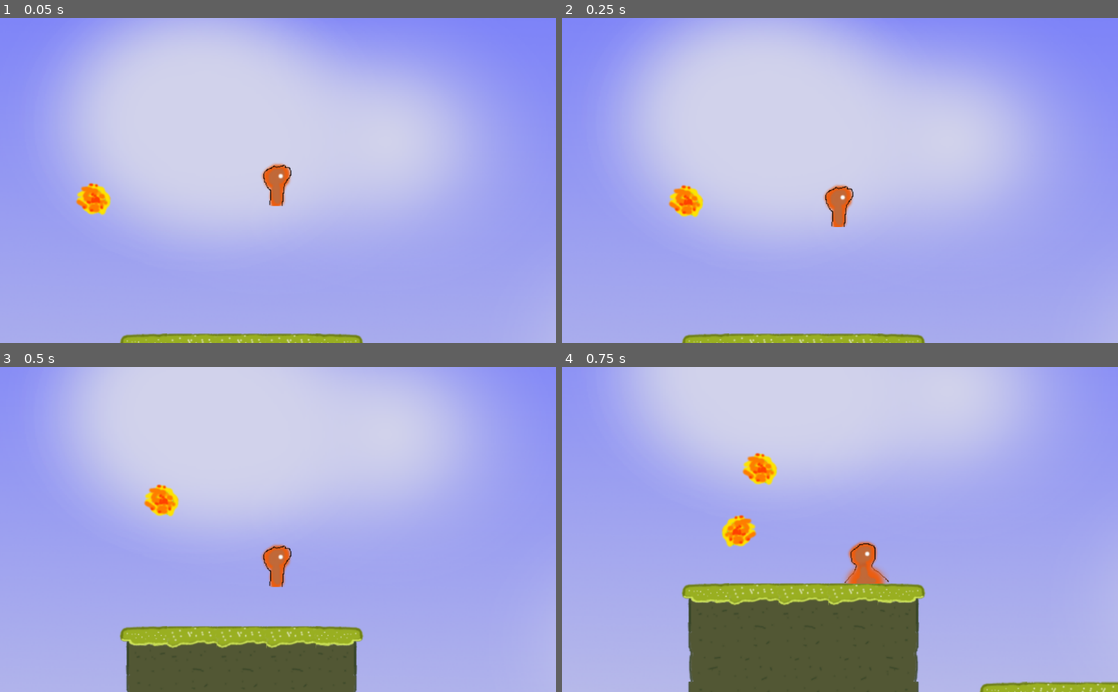
Above: before the commit, frames 1-4 (two rows, left to right).
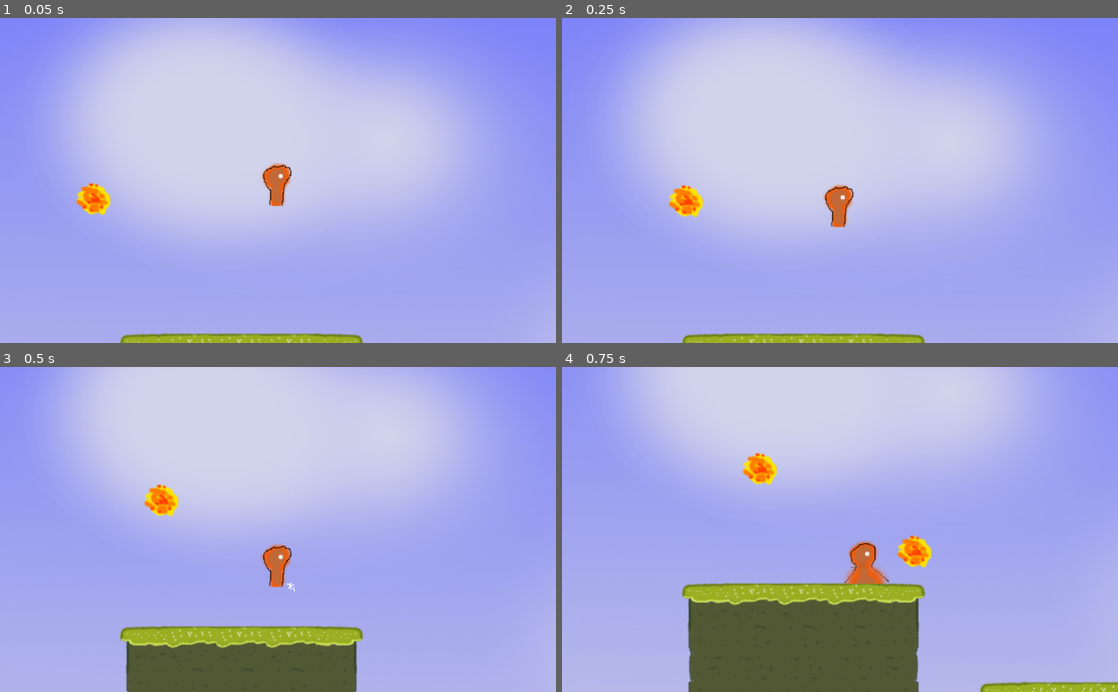
Above: after the commit, the same moments.

Repository: theatischbein/Pow
Game: Godot game, scene res://scene/Level.tscn
Two runs of this game, one before a commit and one after it. Both use one fixed random seed, a clock stepped at 60 frames per second and the inputs below. Before the commit the project starts from res://test.tscn.
Inputs:
- Up to frame 1 (0.05 s): no input
- Up to frame 2 (0.25 s): no input
- Up to frame 3 (0.5 s): no input
- Up to frame 4 (0.75 s): tap Enter (ui_accept) at 0.5 s; hold Right (ui_right) from 0.53 s (still down); hold Enter (ui_accept) from 0.53 s (still down)

Frame 1 is identical in both runs. In frame 2, less than 0.1% of the frame differs, in the area x 51-52%, y 61-64%; in frame 3, less than 0.1%; in frame 4, 0.9%, in the area x 28-67%, y 45-64%.

Commit message:
Restructure/Rename + Fireball holding, incr speed

Diff:
--- a/project.godot
+++ b/project.godot
@@ -11,7 +11,7 @@
 [application]
 
 config/name="pow"
-run/main_scene="res://test.tscn"
+run/main_scene="res://scene/Level.tscn"
 config/icon="res://icon.png"
 
 [rendering]
--- a/Fireball.tscn
+++ b/scene/Fireball.tscn
@@ -1,9 +1,10 @@
 [gd_scene load_steps=13 format=2]
 
-[ext_resource path="res://Fireball.gd" type="Script" id=1]
+[ext_resource path="res://scripts/Fireball.gd" type="Script" id=1]
 [ext_resource path="res://asset/projectiles/fireball.png" type="Texture" id=2]
 [ext_resource path="res://asset/projectiles/fireball_2.png" type="Texture" id=3]
 [ext_resource path="res://asset/projectiles/fireball_exp.png" type="Texture" id=4]
+
 
 [sub_resource type="SpriteFrames" id=1]
 
--- a/test.tscn
+++ b/scene/Level.tscn
@@ -1,26 +1,25 @@
 [gd_scene load_steps=6 format=2]
 
-[ext_resource path="res://test.gd" type="Script" id=1]
-[ext_resource path="res://Fireball.tscn" type="PackedScene" id=2]
-[ext_resource path="res://asset/bg.png" type="Texture" id=3]
-[ext_resource path="res://tiles_polygon.res" type="TileSet" id=4]
-[ext_resource path="res://player.tscn" type="PackedScene" id=5]
+[ext_resource path="res://scripts/Level.gd" type="Script" id=1]
+[ext_resource path="res://asset/bg.png" type="Texture" id=2]
+[ext_resource path="res://asset/tiles/tiles_polygon.res" type="TileSet" id=3]
+[ext_resource path="res://scene/player.tscn" type="PackedScene" id=4]
+[ext_resource path="res://scene/Fireball.tscn" type="PackedScene" id=5]
 
-[node name="Node2D" type="Node2D"]
+[node name="Node2D" type="Node2D" index="0"]
 
 script = ExtResource( 1 )
-Fireball = ExtResource( 2 )
 
 [node name="Sprite" type="Sprite" parent="." index="0"]
 
 position = Vector2( 510.786, 207.394 )
 scale = Vector2( 1.71212, 1.43554 )
-texture = ExtResource( 3 )
+texture = ExtResource( 2 )
 
 [node name="TileMap" type="TileMap" parent="." index="1"]
 
 mode = 0
-tile_set = ExtResource( 4 )
+tile_set = ExtResource( 3 )
 cell_size = Vector2( 64, 64 )
 cell_quadrant_size = 16
 cell_custom_transform = Transform2D( 0, 0, 0, 0, 0, 0 )
@@ -41,10 +40,11 @@
 "_edit_lock_": true
 }
 
-[node name="Player" parent="." index="2" instance=ExtResource( 5 )]
+[node name="Player" parent="." index="2" instance=ExtResource( 4 )]
 
 position = Vector2( 79.0468, 186.555 )
+Fireball = ExtResource( 5 )
 
-[node name="Fireball" parent="." index="3" instance=ExtResource( 2 )]
+[node name="Fireball" parent="." index="3" instance=ExtResource( 5 )]
 
 position = Vector2( -166.556, 210.97 )
--- a/Main.tscn
+++ b/scene/Main.tscn
@@ -1,12 +1,14 @@
 [gd_scene load_steps=8 format=2]
 
 [ext_resource path="res://asset/mainmenu.png" type="Texture" id=1]
-[ext_resource path="res://Title.gd" type="Script" id=2]
+[ext_resource path="res://scripts/Title.gd" type="Script" id=2]
 [ext_resource path="res://asset/start.png" type="Texture" id=3]
 [ext_resource path="res://asset/options.png" type="Texture" id=4]
 [ext_resource path="res://asset/credits.png" type="Texture" id=5]
 [ext_resource path="res://asset/ilu.png" type="Texture" id=6]
-[ext_resource path="res://Ilustration.gd" type="Script" id=7]
+[ext_resource path="res://scripts/Ilustration.gd" type="Script" id=7]
+
+
 
 [node name="MarginContainer" type="MarginContainer"]
 
--- a/player.tscn
+++ b/scene/player.tscn
@@ -1,9 +1,10 @@
 [gd_scene load_steps=11 format=2]
 
-[ext_resource path="res://player.gd" type="Script" id=1]
+[ext_resource path="res://scripts/player.gd" type="Script" id=1]
 [ext_resource path="res://asset/sparkle.png" type="Texture" id=2]
 [ext_resource path="res://asset/test.png" type="Texture" id=3]
 [ext_resource path="res://asset/test_1.png" type="Texture" id=4]
+
 
 [sub_resource type="Gradient" id=1]
 
--- a/Fireball.gd
+++ b/scripts/Fireball.gd
@@ -5,7 +5,6 @@
 	RIGHT = 1
 	}
 
-const SPEED = 400
 var offset_x = 50
 var velocity = Vector2(200,0)
 signal hit()
@@ -13,14 +12,14 @@
 func _ready():
 	pass
 
-func shoot(var spawn, var dir):
+func shoot(var spawn, var dir, var power):
 	if (dir == DIR.LEFT):
 		spawn.x -= offset_x
-		velocity = Vector2(-SPEED,0)
+		velocity = Vector2(-power,0)
 		$AnimatedSprite.flip_h = true
 	elif (dir == DIR.RIGHT):
 		spawn.x += offset_x
-		velocity = Vector2(SPEED,0)
+		velocity = Vector2(power,0)
 		$AnimatedSprite.flip_h = false
 
 	position = spawn
--- /dev/null
+++ b/scripts/Level.gd
@@ -0,0 +1,10 @@
+extends Node2D
+
+
+const DIR = {
+	LEFT = 0,
+	RIGHT = 1
+	}
+
+func _ready():
+	pass
--- a/player.gd
+++ b/scripts/player.gd
@@ -1,9 +1,13 @@
 extends RigidBody2D
+
+export (PackedScene) var Fireball
 
 const DIR = {
 	LEFT = 0,
 	RIGHT = 1
 	}
+const POWER_MAX = 800
+const POWER_MIN = 250
 
 export var last_dir = DIR.LEFT
 var force = Vector2()
@@ -11,6 +15,8 @@
 var acc = 1000
 var max_move = 200
 var max_jump = 400
+var power = 250
+
 
 func _ready():
 	pass
@@ -24,13 +30,15 @@
 		last_dir = DIR.RIGHT
 		$AnimatedSprite.flip_h = false;
 
-	if (direction_force.length() > 0):
-		$AnimatedSprite.play()
-		$Particles2D.emitting = true
-	else:
-		$AnimatedSprite.stop()
-		$AnimatedSprite.frame = 0
-		$Particles2D.emitting = false
+	if (Input.is_action_pressed("ui_accept")):
+		if(power < POWER_MAX):
+			power += 10
+	if (Input.is_action_just_released("ui_accept")):
+		var fire = Fireball.instance()
+		get_parent().add_child(fire)
+		fire.shoot(position, last_dir, power)
+		power = POWER_MIN
+
 func _integrate_forces(state):
 
 	direction_force = Vector2(0,0)
@@ -43,6 +51,13 @@
 	if (Input.is_action_pressed("ui_up")) :
 		direction_force += Vector2(0,-1)
 
+	if (direction_force.length() > 0):
+		$AnimatedSprite.play()
+		$Particles2D.emitting = true
+	else:
+		$AnimatedSprite.stop()
+		$AnimatedSprite.frame = 0
+		$Particles2D.emitting = false
 
 	force = state.get_linear_velocity() + direction_force * acc
 
--- a/test.gd
+++ /dev/null
@@ -1,20 +0,0 @@
-extends Node2D
-
-export (PackedScene) var Fireball
-
-const DIR = {
-	LEFT = 0,
-	RIGHT = 1
-	}
-
-func _ready():
-	# Called every time the node is added to the scene.
-	# Initialization here
-	pass
-
-
-func _process(delta):
-	if (Input.is_action_just_pressed("ui_accept")):
-		var fire = Fireball.instance()
-		add_child(fire)
-		fire.shoot($Player.position, $Player.last_dir)
Renamed: tiles.res -> asset/tiles/tiles.res
Renamed: tiles_new.res -> asset/tiles/tiles_new.res
Renamed: tiles_new2.res -> asset/tiles/tiles_new2.res
Renamed: tiles_polygon.res -> asset/tiles/tiles_polygon.res
Renamed: MainMenu.tscn -> scene/MainMenu.tscn
Renamed: TileMap.tscn -> scene/TileMap.tscn
Renamed: AnimatedSprite.gd -> scripts/AnimatedSprite.gd
Renamed: Ilustration.gd -> scripts/Ilustration.gd
Empty file added: scripts/RigidBody2D.gd
Renamed: Title.gd -> scripts/Title.gd
